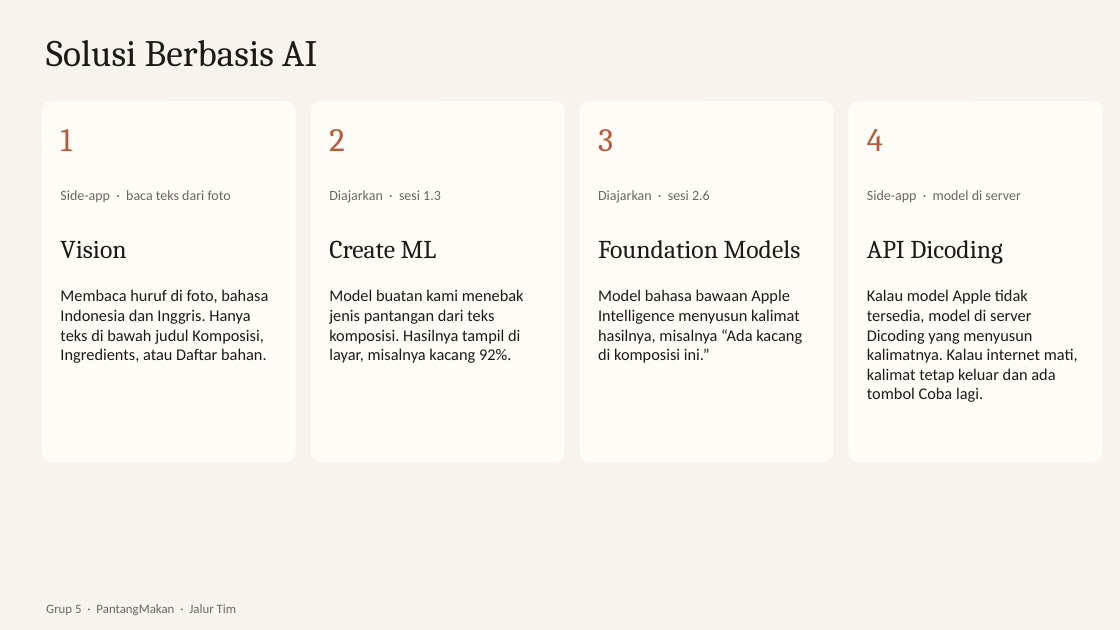
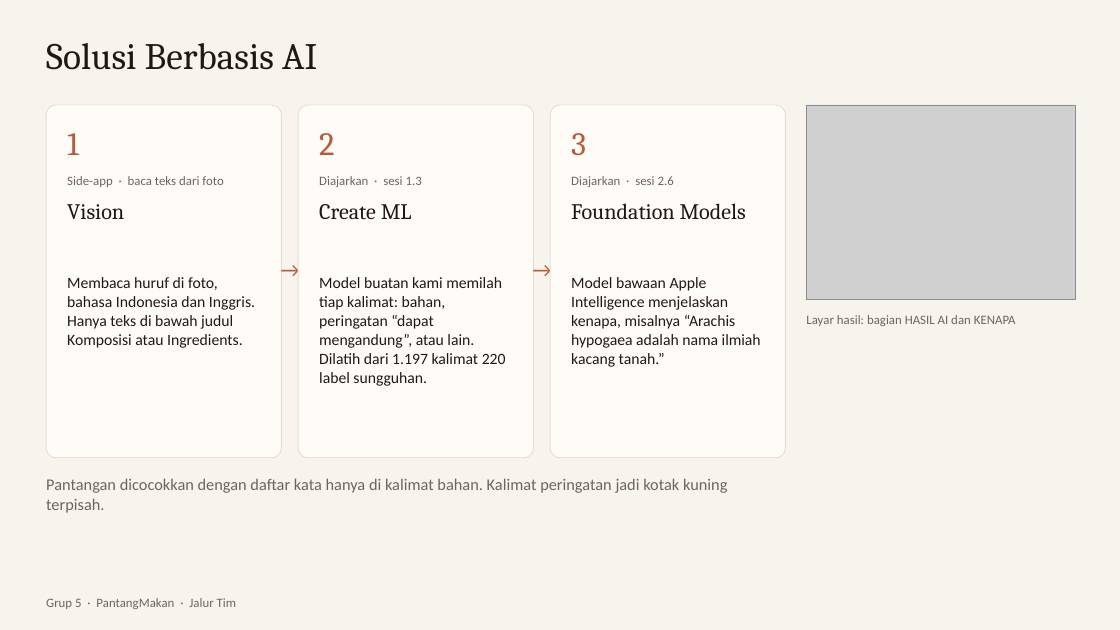
Before and after one commit to dendyramdhan/PantangMakan, a slide deck: slide 7 of presentasi/PantangMakan.pptx. Drawn at 1120x630 pixels with LibreOffice and Linux fonts; fonts in the diff are those of the drawing; grey boxes stand for pictures. Boxes give left, top, right and bottom in pixels: in the first picture for what was removed or moved away, otherwise in the second. Text is boxed around its words. In the diff, an @@ line names an element or a change of style, - is before the commit and + after.

```diff
--- a/presentasi/PantangMakan.pptx
+++ b/presentasi/PantangMakan.pptx
@@ rounded rectangle: place and size @@
-rounded rectangle at bbox=[42, 101, 296, 462]
+rounded rectangle at bbox=[46, 105, 281, 458]
@@ rounded rectangle: place and size @@
-rounded rectangle at bbox=[311, 101, 565, 462]
+rounded rectangle at bbox=[298, 105, 534, 458]
@@ outline none to #E4DDD4 0.75 pt; proportions changed in 3 elements at bbox=[46, 105, 281, 458], bbox=[298, 105, 534, 458], bbox=[550, 105, 786, 458] @@
@@ rounded rectangle: place and size @@
-rounded rectangle at bbox=[580, 101, 833, 462]
+rounded rectangle at bbox=[550, 105, 786, 458]
@@ picture added at bbox=[807, 105, 1075, 299] @@
@@ rounded rectangle removed at bbox=[849, 101, 1102, 462] @@
@@ text "1": place and size @@
-text "1" at bbox=[60, 129, 72, 151]
+text "1" at bbox=[67, 133, 79, 155]
@@ text "2": place and size @@
-text "2" at bbox=[329, 129, 344, 151]
+text "2" at bbox=[319, 133, 334, 155]
@@ text "3": place and size @@
-text "3" at bbox=[598, 129, 613, 151]
+text "3" at bbox=[571, 133, 586, 155]
@@ text removed at bbox=[867, 129, 883, 151] @@
-4
@@ text "Side-app · baca teks dari ...": place and size @@
-text "Side-app · baca teks dari ..." at bbox=[60, 190, 231, 202]
+text "Side-app · baca teks dari ..." at bbox=[67, 176, 223, 187]
@@ text "Diajarkan · sesi 1.3": place and size @@
-text "Diajarkan · sesi 1.3" at bbox=[329, 190, 441, 203]
+text "Diajarkan · sesi 1.3" at bbox=[319, 176, 422, 187]
@@ size 12 to 11 pt in 3 elements at bbox=[67, 176, 223, 187], bbox=[319, 176, 422, 187], bbox=[571, 176, 674, 187] @@
@@ text "Diajarkan · sesi 2.6": place and size @@
-text "Diajarkan · sesi 2.6" at bbox=[598, 190, 710, 203]
+text "Diajarkan · sesi 2.6" at bbox=[571, 176, 674, 187]
@@ text "Vision": place and size @@
-text "Vision" at bbox=[60, 241, 126, 258]
+text "Vision" at bbox=[67, 204, 124, 219]
@@ text "Create ML": place and size @@
-text "Create ML" at bbox=[329, 240, 437, 259]
+text "Create ML" at bbox=[319, 204, 412, 220]
@@ size 22 to 19 pt; vertical alignment middle to top in 3 elements at bbox=[67, 204, 124, 219], bbox=[319, 204, 412, 220], bbox=[571, 203, 746, 220] @@
@@ text "Foundation Models": place and size @@
-text "Foundation Models" at bbox=[598, 240, 801, 259]
+text "Foundation Models" at bbox=[571, 203, 746, 220]
@@ text added at bbox=[280, 252, 301, 286], 18 pt, text #B85A3C @@
+→
@@ text added at bbox=[532, 252, 553, 286], 18 pt, text #B85A3C @@
+→
@@ text removed at bbox=[867, 240, 1003, 263] @@
-API Dicoding
@@ text at bbox=[67, 277, 255, 348]: text changed; size 14 to 13.5 pt @@
-Membaca huruf di foto, bahasa Indonesia dan Inggris. Hanya teks di bawah judul Komposisi, Ingredients, atau Daftar bahan.
+Membaca huruf di foto, bahasa Indonesia dan Inggris. Hanya teks di bawah judul Komposisi atau Ingredients.
@@ text added at bbox=[319, 277, 506, 386], 13.5 pt, text #1C1917 @@
+Model buatan kami memilah tiap kalimat: bahan, peringatan “dapat mengandung”, atau lain. Dilatih dari 1.197 kalimat 220 label sungguhan.
@@ text removed at bbox=[329, 289, 524, 363] @@
-Model buatan kami menebak jenis pantangan dari teks komposisi. Hasilnya tampil di layar, misalnya kacang 92%.
@@ text at bbox=[571, 277, 761, 367]: text changed; size 14 to 13.5 pt @@
-Model bahasa bawaan Apple Intelligence menyusun kalimat hasilnya, misalnya “Ada kacang di komposisi ini.”
+Model bawaan Apple Intelligence menjelaskan kenapa, misalnya “Arachis hypogaea adalah nama ilmiah kacang tanah.”
@@ text at bbox=[806, 315, 1016, 326]: text changed; size 14 to 11 pt; text colour #1C1917 to #6B6560 @@
-Kalau model Apple tidak tersedia, model di server Dicoding yang menyusun kalimatnya. Kalau internet mati, kalimat tetap keluar dan ada tombol Coba lagi.
+Layar hasil: bagian HASIL AI dan KENAPA
@@ text "Layar hasil: bagian HASIL AI ..." at bbox=[806, 315, 1016, 326]: vertical alignment top to middle @@
@@ text at bbox=[46, 478, 727, 513]: text changed; size 12 to 14 pt @@
-Side-app · model di server
+Pantangan dicocokkan dengan daftar kata hanya di kalimat bahan. Kalimat peringatan jadi kotak kuning terpisah.
@@ text "Pantangan dicocokkan dengan daftar kata ..." at bbox=[46, 478, 727, 513]: vertical alignment middle to top @@
@@ text "Grup 5 · PantangMakan · ...": place and size @@
-text "Grup 5 · PantangMakan · ..." at bbox=[46, 604, 236, 615]
+text "Grup 5 · PantangMakan · ..." at bbox=[46, 598, 236, 609]
```
Also in this commit, not shown: 9 other slides changed, 3 slides added, 3 slides removed, 7 other files.
